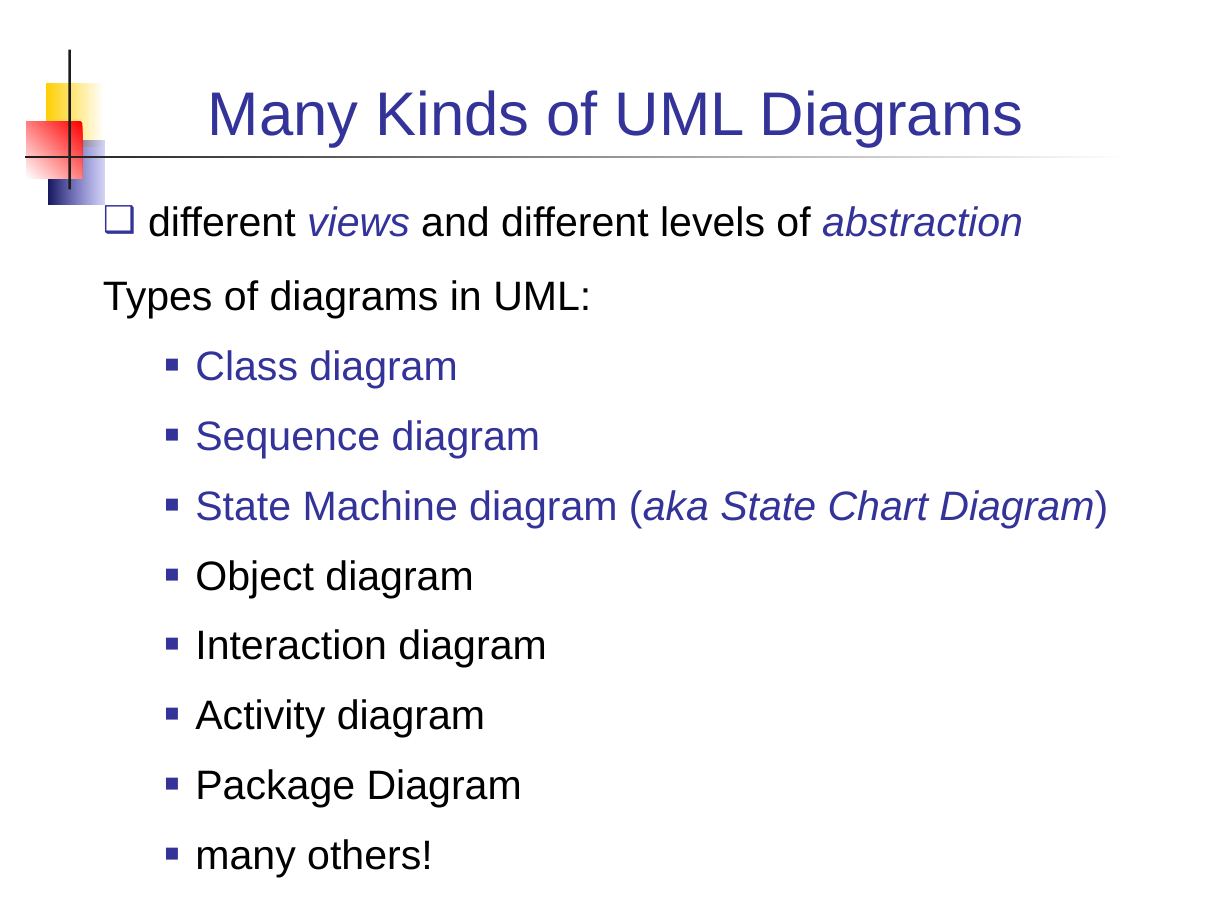
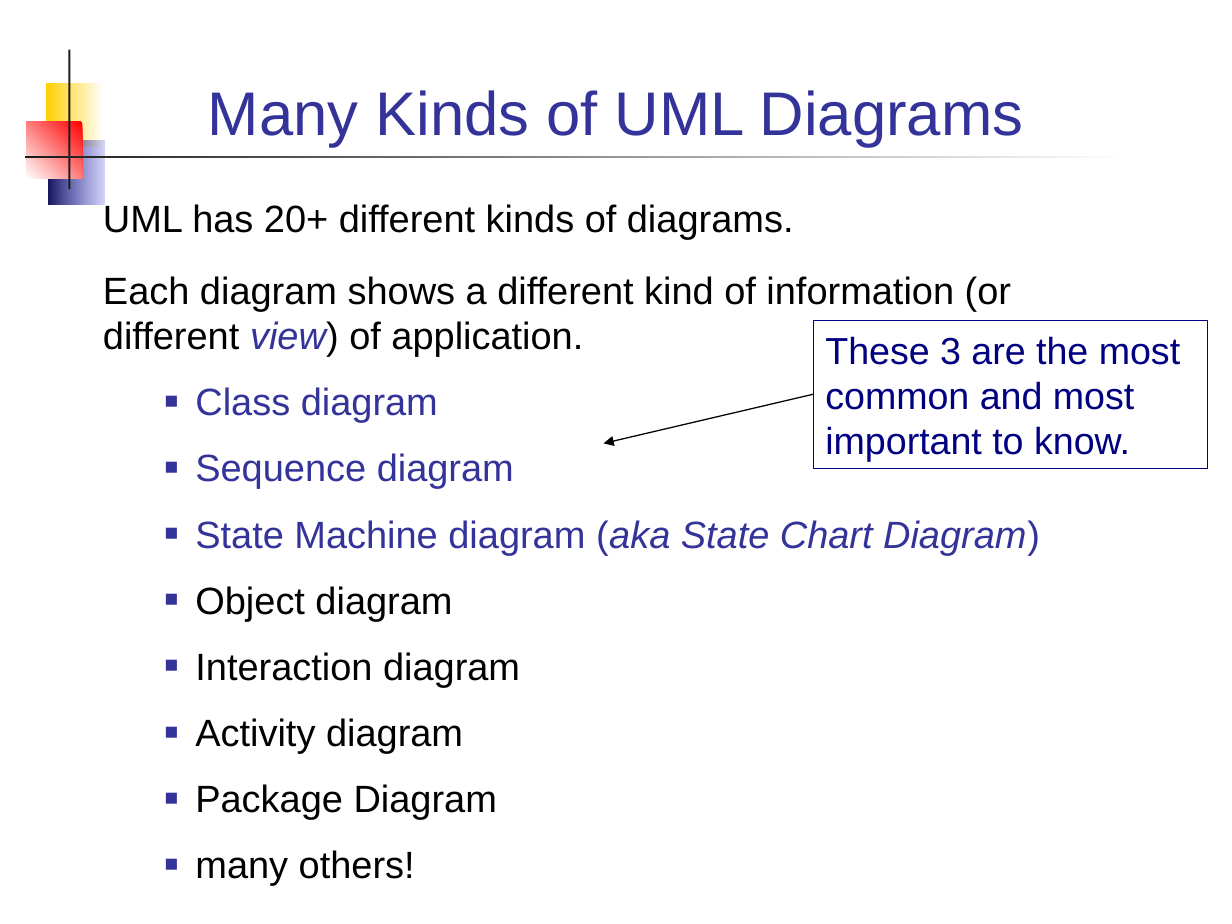
Before and after one commit to skeoop/skeoop.github.io, a slide deck: slide 3 of week2/4-UML-Class-Diagram.ppt. Drawn at 1232x924 pixels with LibreOffice and Linux fonts; fonts in the diff are those of the drawing. Boxes give left, top, right and bottom in pixels: in the first picture for what was removed or moved away, otherwise in the second. Text is boxed around its words. In the diff, an @@ line names an element or a change of style, - is before the commit and + after.

```diff
--- a/week2/4-UML-Class-Diagram.ppt
+++ b/week2/4-UML-Class-Diagram.ppt
@@ text at (x1=103, y1=203, x2=1011, y2=356): text changed; size 24 to 22.2 pt @@
-❑ different views and different levels of abstraction
-Types of diagrams in UML:
+UML has 20+ different kinds of diagrams.
+Each diagram shows a different kind of information (or different view) of application.
@@ rectangle added at (x1=813, y1=320, x2=1207, y2=468), outline #000080 0.74 pt, 22 pt, text #000080 @@
+These 3 are the most common and most important to know.
@@ text at (x1=195, y1=387, x2=1040, y2=885): size 24 to 22.2 pt in "Class diagram", "Sequence diagram", "State Machine diagram (aka State Chart Diagram)", "Object diagram" and 4 more places @@
@@ arrow added from (813, 394) to (604, 444), #000000 0.74 pt @@
```
Also in this commit, not shown: 7 other slides changed, 11 other files.
